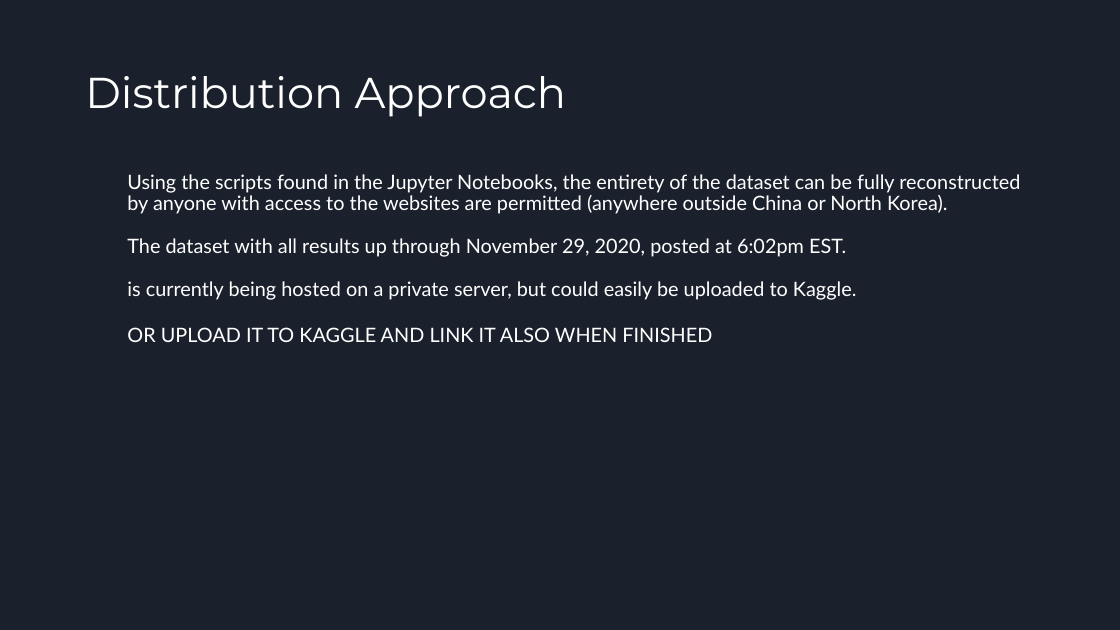
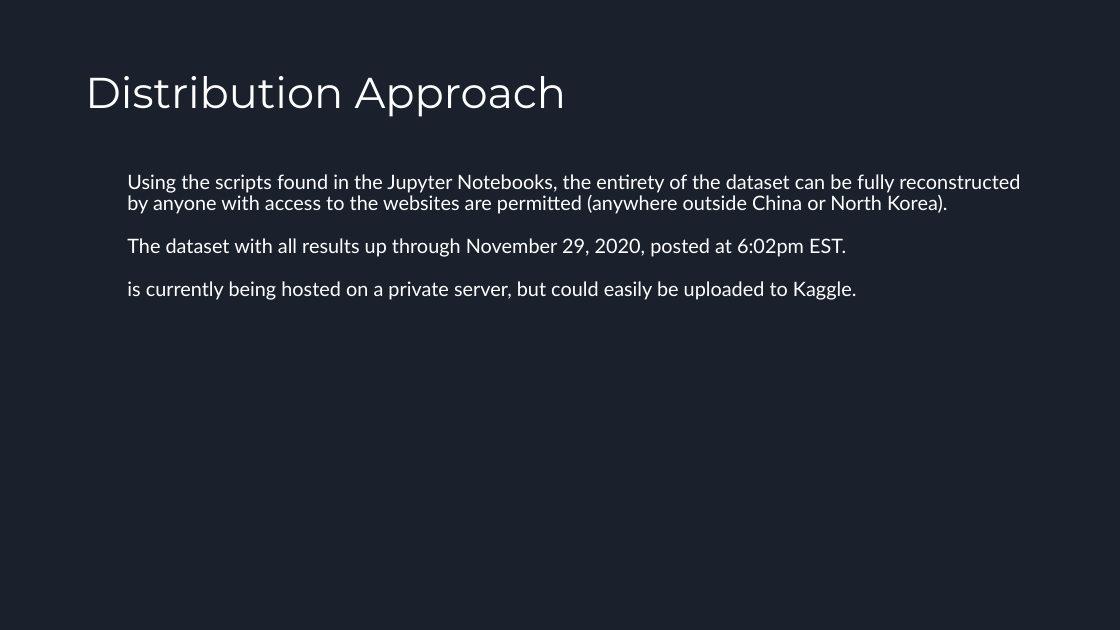
Before and after one commit to realjacoblinder/wsbanalysis, a slide deck: slide 7 of Project-Presentation.pptx. Drawn at 1120x630 pixels with LibreOffice and Linux fonts; fonts in the diff are those of the drawing. Boxes give left, top, right and bottom in pixels: in the first picture for what was removed or moved away, otherwise in the second. Text is boxed around its words. In the diff, an @@ line names an element or a change of style, - is before the commit and + after.

```diff
--- a/Project-Presentation.pptx
+++ b/Project-Presentation.pptx
@@ text at bbox=[127, 327, 712, 342]: paragraph removed @@
-OR UPLOAD IT TO KAGGLE AND LINK IT ALSO WHEN FINISHED
```
Also in this commit, not shown: 1 other file.
